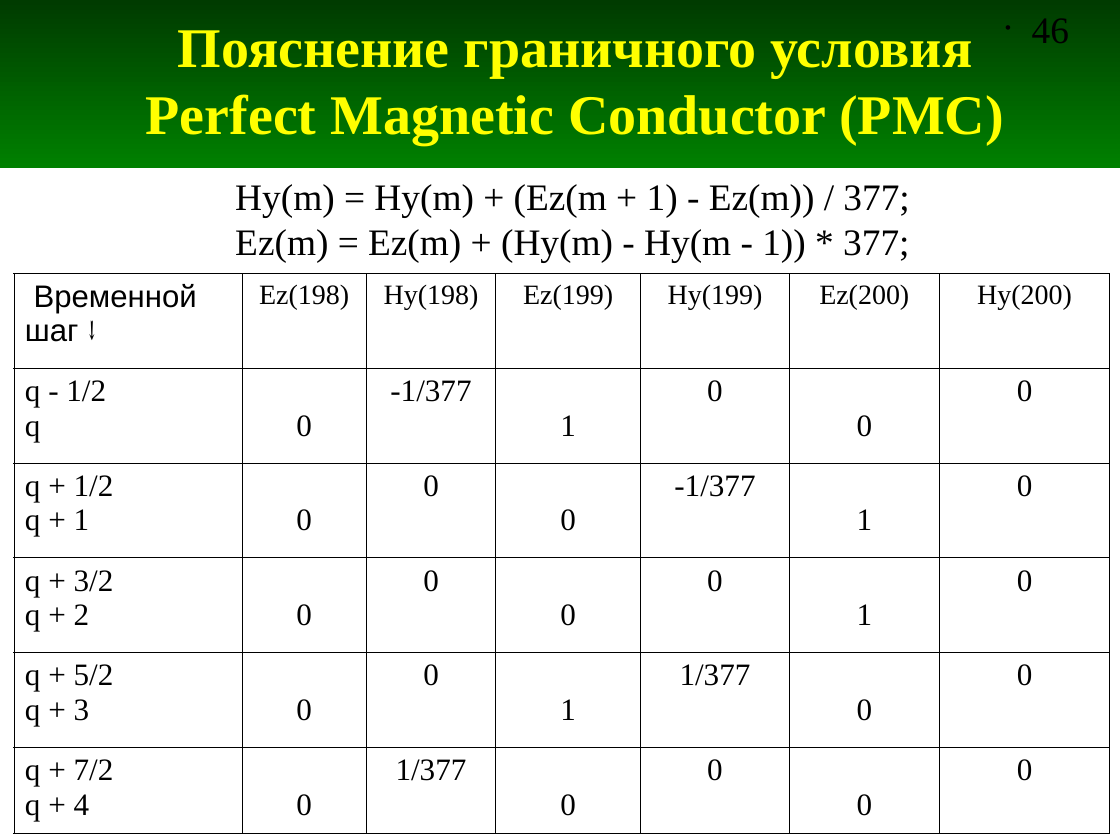
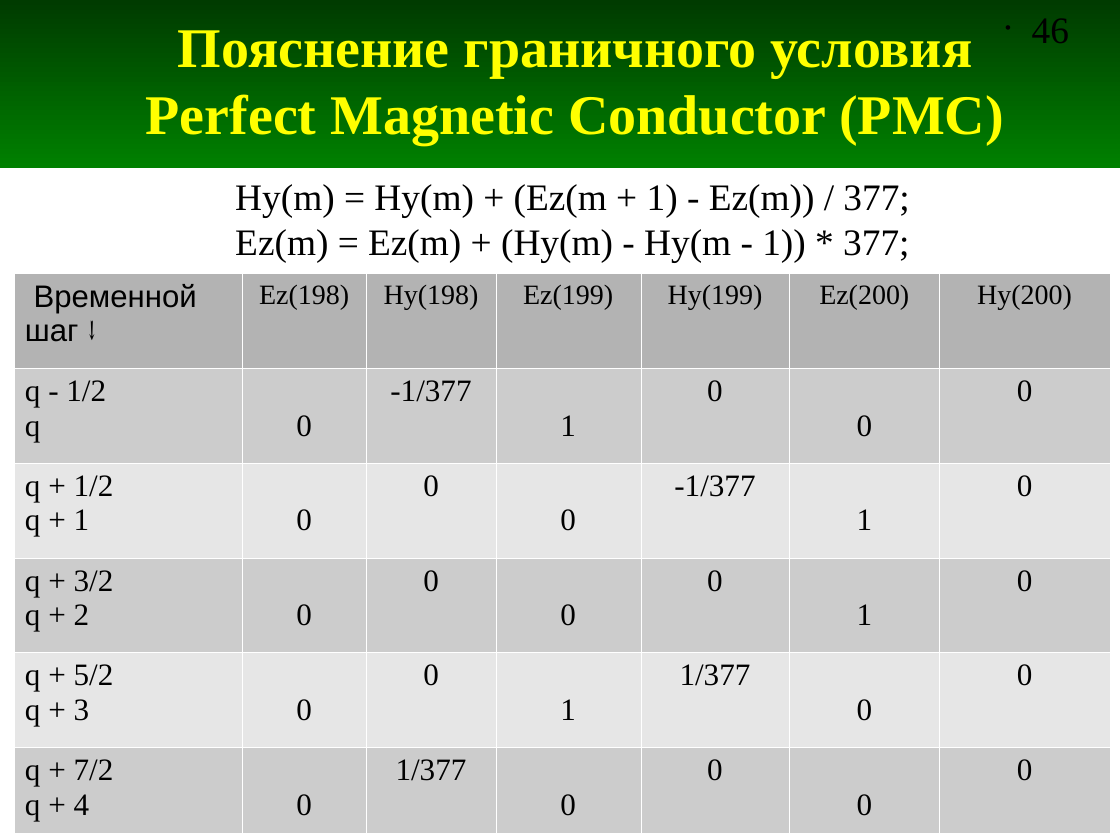
Before and after one commit to andris0147sv/modelling, a slide deck: slide 46 of presentations/2. FDTD.odp. Drawn at 1120x840 pixels with LibreOffice and Linux fonts; fonts in the diff are those of the drawing. Boxes give left, top, right and bottom in pixels: in the first picture for what was removed or moved away, otherwise in the second. Text is boxed around its words. In the diff, an @@ line names an element or a change of style, - is before the commit and + after.

```diff
--- a/presentations/2. FDTD.odp
+++ b/presentations/2. FDTD.odp
@@ table at <box>13,273,1110,833</box> @@
@@ fill none to #B3B3B3 in row 1 @@
@@ fill none to #CCCCCC in 21 cells @@
@@ fill none to #E6E6E6 in 14 cells @@
@@ borders changed @@
```
Also in this commit, not shown: 1 other slide changed.
